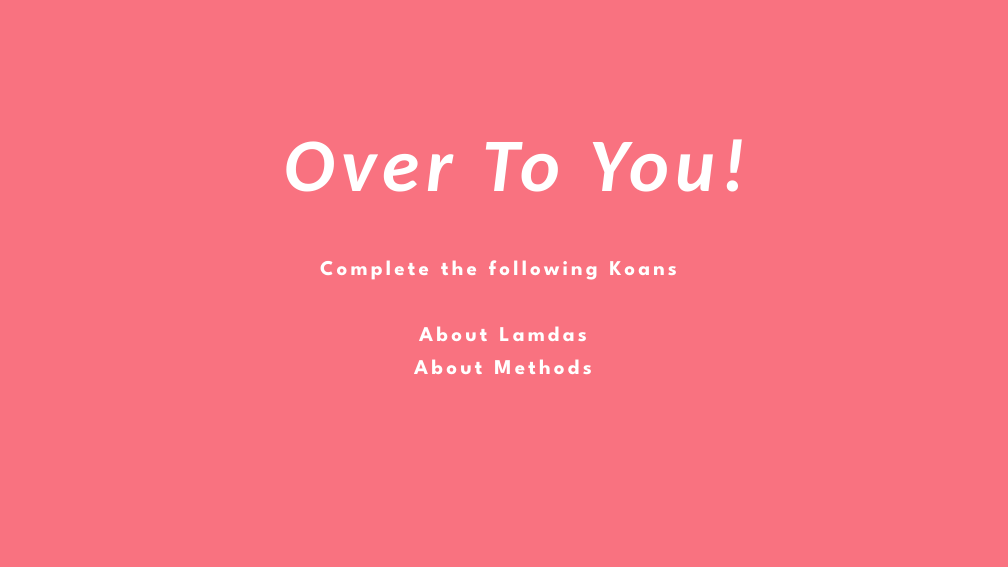
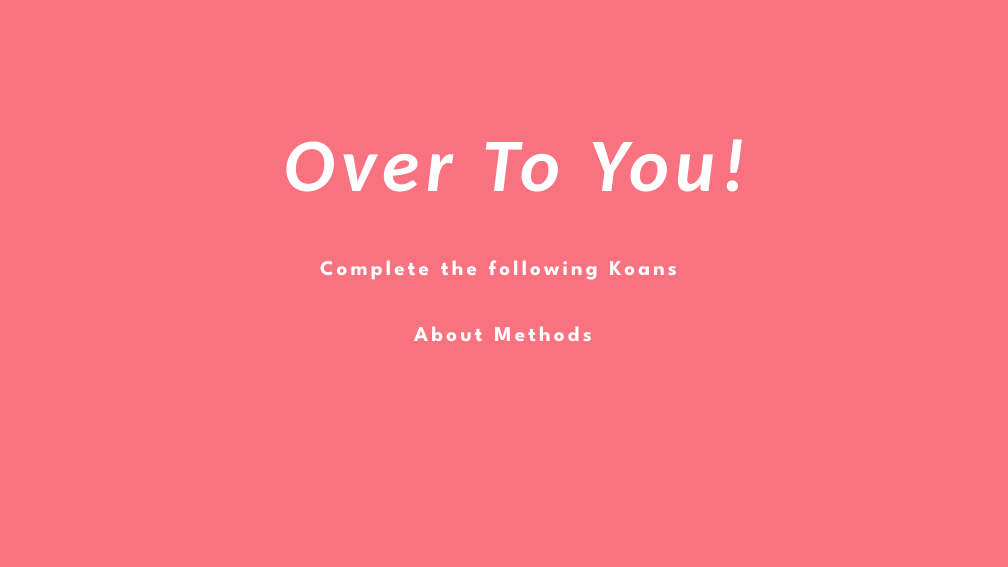
Before and after one commit to ianrkent/learncsharp, a slide deck: slide 48 of lessons/fundamentals/presentations/Learning CSharp.pptx (slide 50 before the commit). Drawn at 1008x567 pixels with LibreOffice and Linux fonts; fonts in the diff are those of the drawing. Boxes give left, top, right and bottom in pixels: in the first picture for what was removed or moved away, otherwise in the second. Text is boxed around its words. In the diff, an @@ line names an element or a change of style, - is before the commit and + after.

```diff
--- a/lessons/fundamentals/presentations/Learning CSharp.pptx
+++ b/lessons/fundamentals/presentations/Learning CSharp.pptx
@@ text at (x1=419, y1=326, x2=587, y2=341): paragraph removed @@
-About Lamdas
```
Also in this commit, not shown: 1 slide added, 18 other files.
